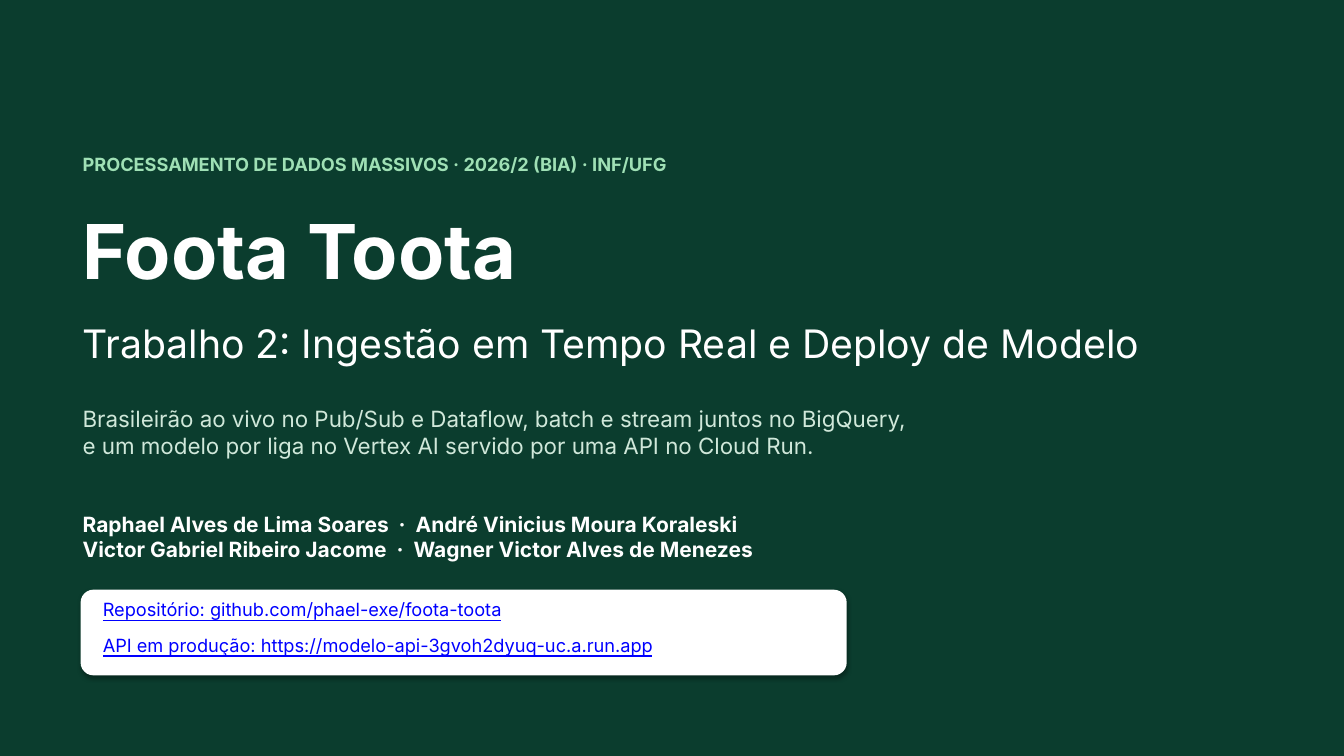
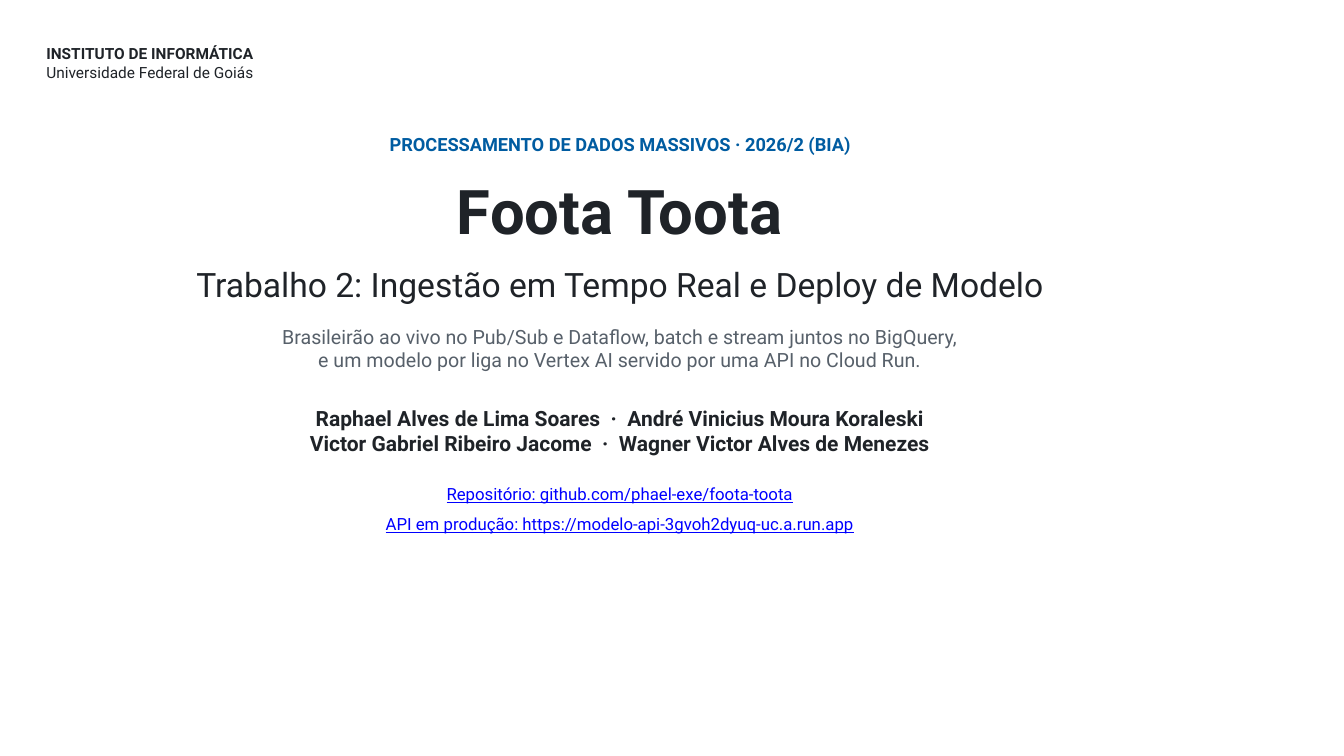
Before and after one commit to phael-exe/foota-toota, a slide deck: slide 1 of docs/apresentacao/trabalho2.pptx. Drawn at 1344x756 pixels with LibreOffice and Linux fonts; fonts in the diff are those of the drawing; background and template pictures are left out. Boxes give left, top, right and bottom in pixels: in the first picture for what was removed or moved away, otherwise in the second. Text is boxed around its words. In the diff, an @@ line names an element or a change of style, - is before the commit and + after.

```diff
--- a/docs/apresentacao/trabalho2.pptx
+++ b/docs/apresentacao/trabalho2.pptx
@@ rectangle removed at box(0, 0, 1344, 756) @@
@@ text added at box(46, 46, 253, 78), 11 pt, text #1F2328 @@
+INSTITUTO DE INFORMÁTICA
+Universidade Federal de Goiás
@@ text at box(390, 137, 850, 155): text changed; font Inter to Roboto; text colour #9FE0B5 to #005CA1 @@
-PROCESSAMENTO DE DADOS MASSIVOS · 2026/2 (BIA) · INF/UFG
+PROCESSAMENTO DE DADOS MASSIVOS · 2026/2 (BIA)
@@ text "Foota Toota": place and size @@
-text "Foota Toota" at box(83, 224, 516, 280)
+text "Foota Toota" at box(457, 190, 782, 235)
@@ text "Foota Toota" at box(457, 190, 782, 235): size 54 to 44 pt, font Inter to Roboto, text colour #FFFFFF to #1F2328; alignment left to centre @@
@@ text "Trabalho 2: Ingestão em Tempo ...": place and size @@
-text "Trabalho 2: Ingestão em Tempo ..." at box(83, 329, 1139, 367)
+text "Trabalho 2: Ingestão em Tempo ..." at box(196, 271, 1044, 304)
@@ text "Trabalho 2: Ingestão em Tempo ..." at box(196, 271, 1044, 304): size 28 to 24 pt, font Inter to Roboto, text colour #FFFFFF to #1F2328; alignment left to centre @@
@@ text "Brasileirão ao vivo no Pub/Sub ...": place and size @@
-text "Brasileirão ao vivo no Pub/Sub ..." at box(83, 410, 906, 459)
+text "Brasileirão ao vivo no Pub/Sub ..." at box(282, 329, 957, 371)
@@ text "Brasileirão ao vivo no Pub/Sub ..." at box(282, 329, 957, 371): size 16 to 14 pt, font Inter to Roboto, text colour #D0E8DA to #57606A; alignment left to centre @@
@@ text "Raphael Alves de Lima Soares ...": place and size @@
-text "Raphael Alves de Lima Soares ..." at box(83, 516, 753, 562)
+text "Raphael Alves de Lima Soares ..." at box(310, 410, 929, 456)
@@ text "Raphael Alves de Lima Soares ..." at box(310, 410, 929, 456): font Inter to Roboto, text colour #FFFFFF to #1F2328; alignment left to centre @@
@@ text "Repositório: github.com/phael-exe/foota-toota": place and size @@
-text "Repositório: github.com/phael-exe/foota-toota" at box(103, 602, 501, 621)
+text "Repositório: github.com/phael-exe/foota-toota" at box(447, 487, 793, 504)
@@ text "Repositório: github.com/phael-exe/foota-toota" at box(447, 487, 793, 504): size 13 to 12 pt, font Inter to Roboto; alignment left to centre @@
@@ text "API em produção: https://modelo-api-3gvoh2dyuq-uc.a.run.app" at box(386, 517, 853, 534): size 13 to 12 pt, font Inter to Roboto; alignment left to centre @@
@@ text "API em produção: https://modelo-api-3gvoh2dyuq-uc.a.run.app": place and size @@
-text "API em produção: https://modelo-api-3gvoh2dyuq-uc.a.run.app" at box(103, 638, 653, 657)
+text "API em produção: https://modelo-api-3gvoh2dyuq-uc.a.run.app" at box(386, 517, 853, 534)
@@ rounded rectangle removed at box(81, 590, 847, 676) @@
```
Also in this commit, not shown: 16 other slides changed, 1 slide added, 4 other files.
